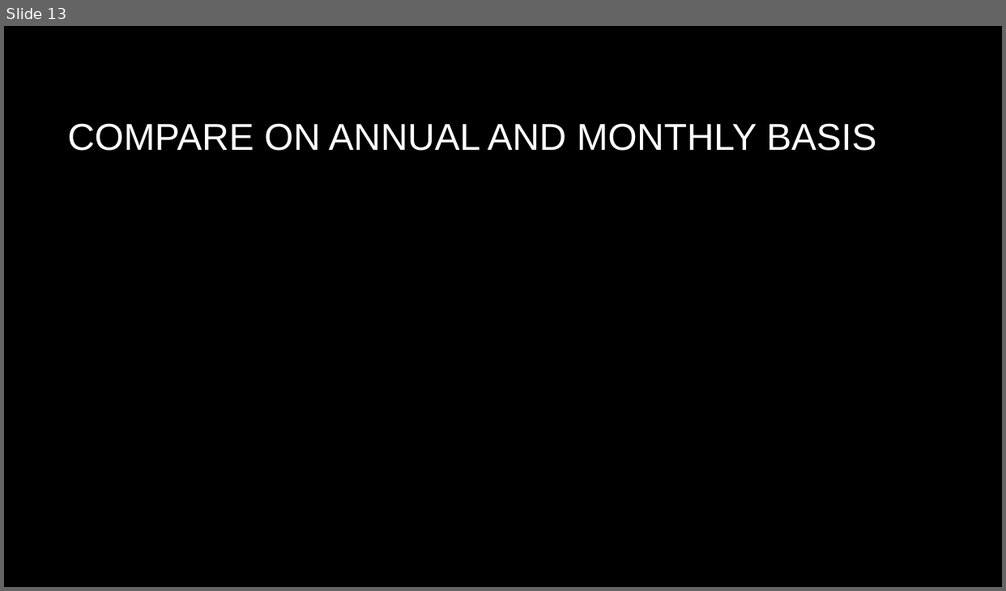
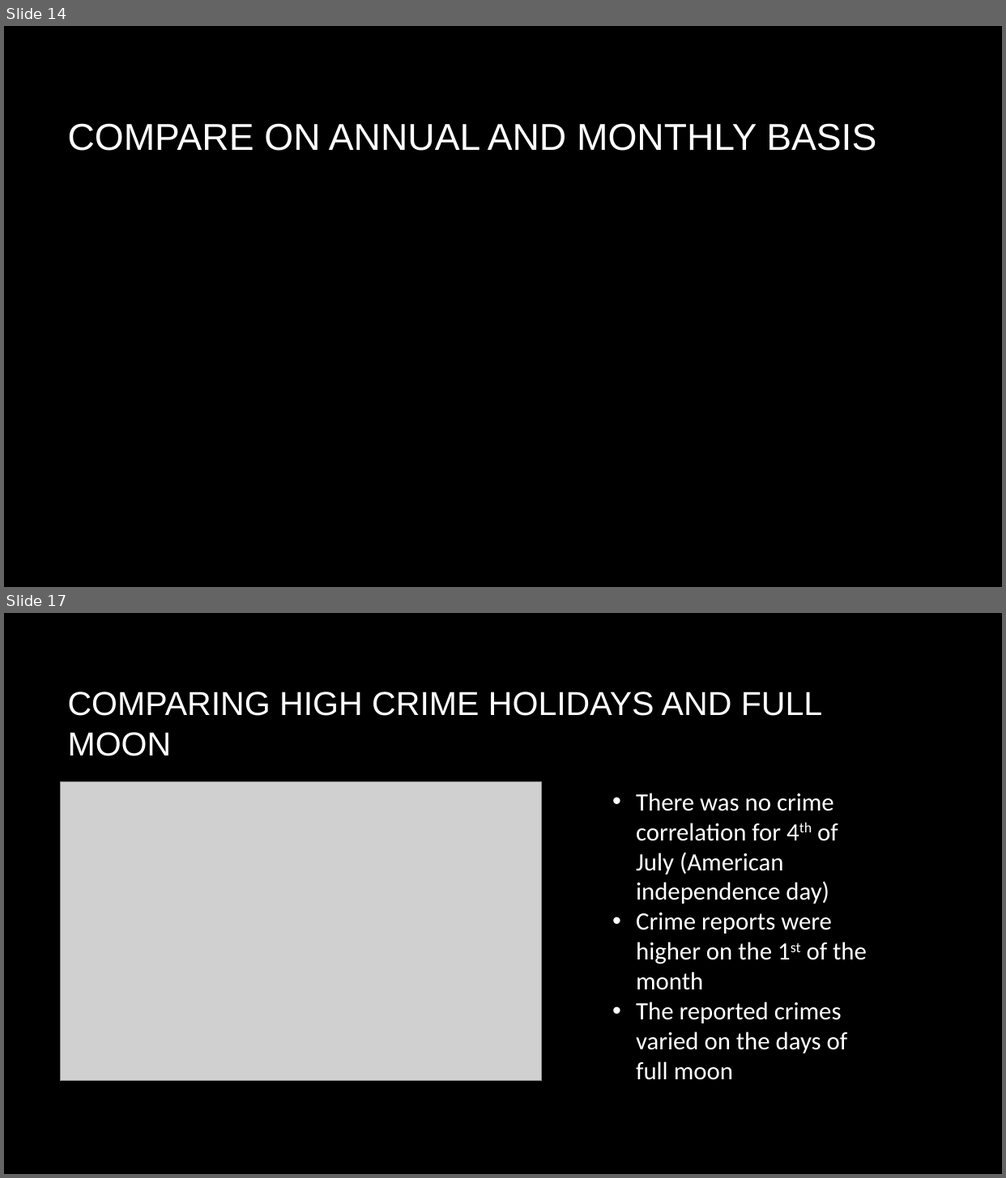
Before and after one commit to flashforward89/Project-1, a slide deck: Master Folder/Lunar Phase Influence On Crime in Austin Texas.pptx. Shown one above the other, each under a label of ours: slide 13 before the commit, slides 14 and 17 after it; the slides between them are not shown. The pictures are 1006x591 and 1006x1178 pixels, drawn with LibreOffice and Linux fonts; fonts in the diff are those of the drawing; grey boxes stand for pictures; background and template pictures are left out. Boxes give left, top, right and bottom in pixels: in the first picture for what was removed or moved away, otherwise in the second. Text is boxed around its words. In the diff, an @@ line names an element or a change of style, - is before the commit and + after.

```diff
--- a/Master Folder/Lunar Phase Influence On Crime in Austin Texas.pptx
+++ b/Master Folder/Lunar Phase Influence On Crime in Austin Texas.pptx
@@ slide 17 added at bbox=[4, 613, 1002, 1174], background picture (left out) @@
@@ title added at bbox=[68, 692, 822, 756], 32 pt, text #FFFFFF @@
+COMPARING HIGH CRIME HOLIDAYS AND FULL MOON
@@ picture added at bbox=[60, 782, 542, 1081] @@
@@ text added at bbox=[636, 793, 867, 1080], 24 pt, text #FFFFFF @@
+• There was no crime correlation for 4th of July (American independence day)
+• Crime reports were higher on the 1st of the month
+• The reported crimes varied on the days of full moon
@@ what was slide 13 is now slide 14 @@
```
Also in this commit, not shown: 1 slide changed, 6 other slides added, 1 other file.
